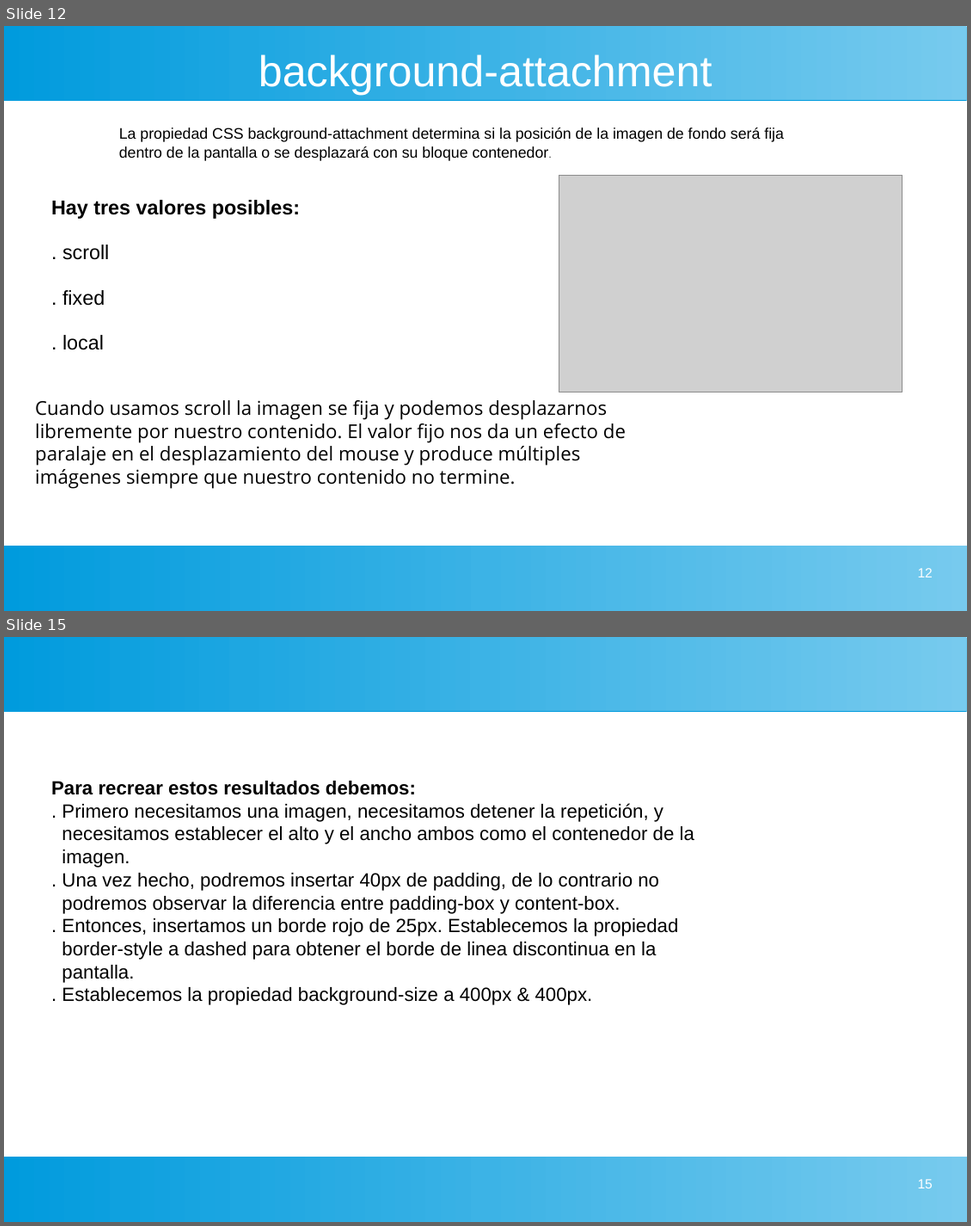
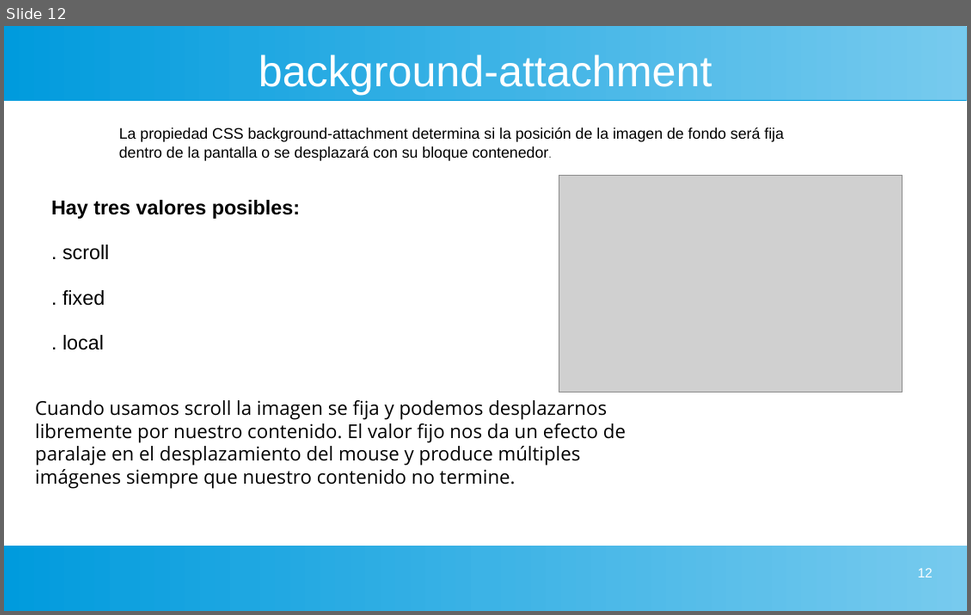
Before and after one commit to gaizkamg/HTML-CSS-Entregable, a slide deck: Presentacion/presentacion background.odp. Shown one above the other, each under a label of ours: slides 12 and 15 before the commit, slide 12 after it; the slides between them are not shown. The pictures are 971x1226 and 971x615 pixels, drawn with LibreOffice and Linux fonts; fonts in the diff are those of the drawing; grey boxes stand for pictures. Boxes give left, top, right and bottom in pixels: in the first picture for what was removed or moved away, otherwise in the second. Text is boxed around its words. In the diff, an @@ line names an element or a change of style, - is before the commit and + after.

Commit message:
presentacion background

```diff
--- a/Presentacion/presentacion background.odp
+++ b/Presentacion/presentacion background.odp
@@ slide 15 removed at bbox=[4, 637, 967, 1222], background #FFFFFF; not listed: 2 template elements that a slide beside it also shows @@
@@ text removed at bbox=[51, 781, 695, 1005] @@
-Para recrear estos resultados debemos:
-. Primero necesitamos una imagen, necesitamos detener la repetición, y necesitamos establecer el alto y el ancho ambos como el contenedor de la imagen.
-. Una vez hecho, podremos insertar 40px de padding, de lo contrario no podremos observar la diferencia entre padding-box y content-box.
-. Entonces, insertamos un borde rojo de 25px. Establecemos la propiedad border-style a dashed para obtener el borde de linea discontinua en la pantalla.
-. Establecemos la propiedad background-size a 400px & 400px.
@@ page number removed at bbox=[918, 1179, 933, 1188] @@
-15
```
Also in this commit, not shown: 2 slides changed, 1 slide added, 3 other slides removed.
